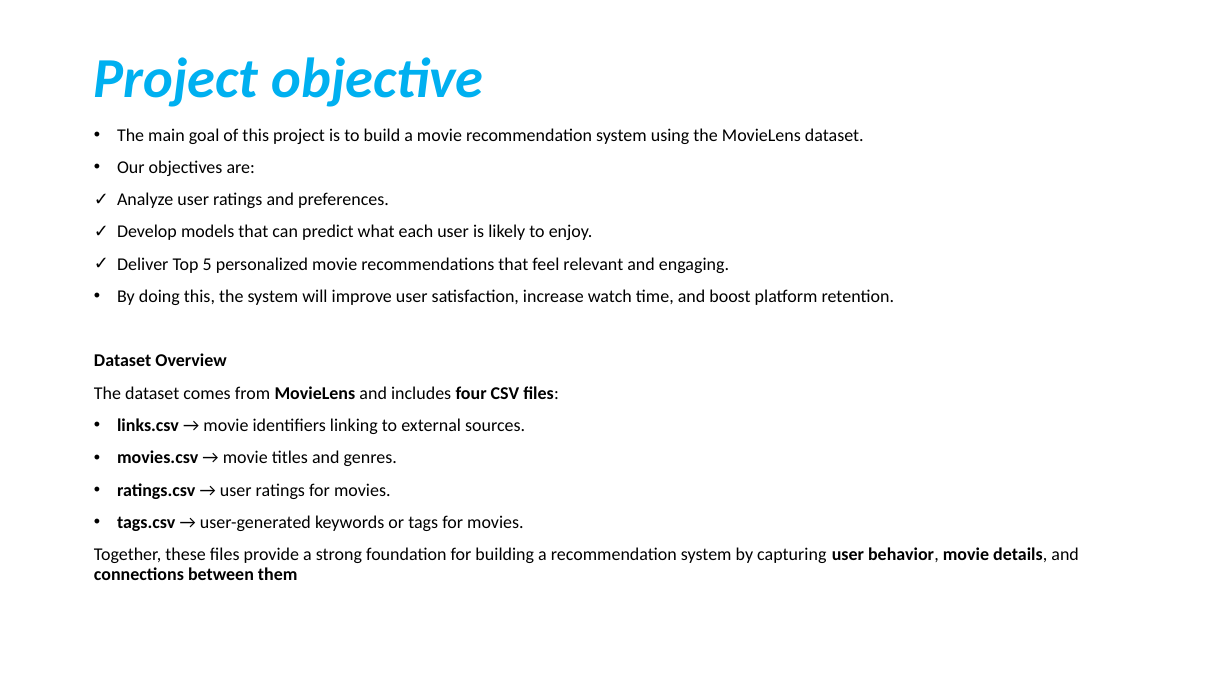
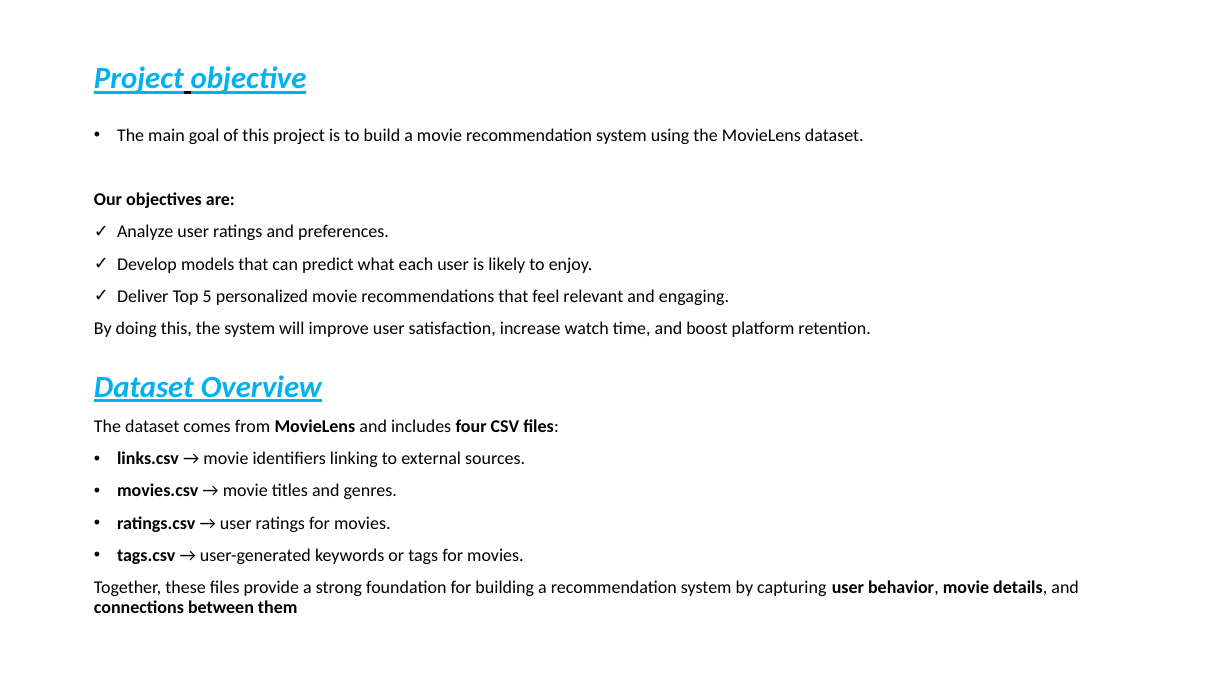
Before and after one commit to H-Rumenya/Group_2_P4_Project, a slide deck: slide 4 of Non-Technical Presentation.pptx. Drawn at 1232x693 pixels with LibreOffice and Linux fonts; fonts in the diff are those of the drawing. Boxes give left, top, right and bottom in pixels: in the first picture for what was removed or moved away, otherwise in the second. Text is boxed around its words. In the diff, an @@ line names an element or a change of style, - is before the commit and + after.

```diff
--- a/Non-Technical Presentation.pptx
+++ b/Non-Technical Presentation.pptx
@@ title "Project objective" at (94, 66, 307, 94): size 44 to 24 pt, underline on @@
@@ text at (94, 192, 870, 402): bold on in "Our objectives are:"; size 14 to 24 pt, text colour #000000 to #00B0F0, italic on, underline on in "Dataset Overview"; bullet • to none; less space between paragraphs @@
```
Also in this commit, not shown: 3 other slides changed, 3 slides added, 1 slide removed.
